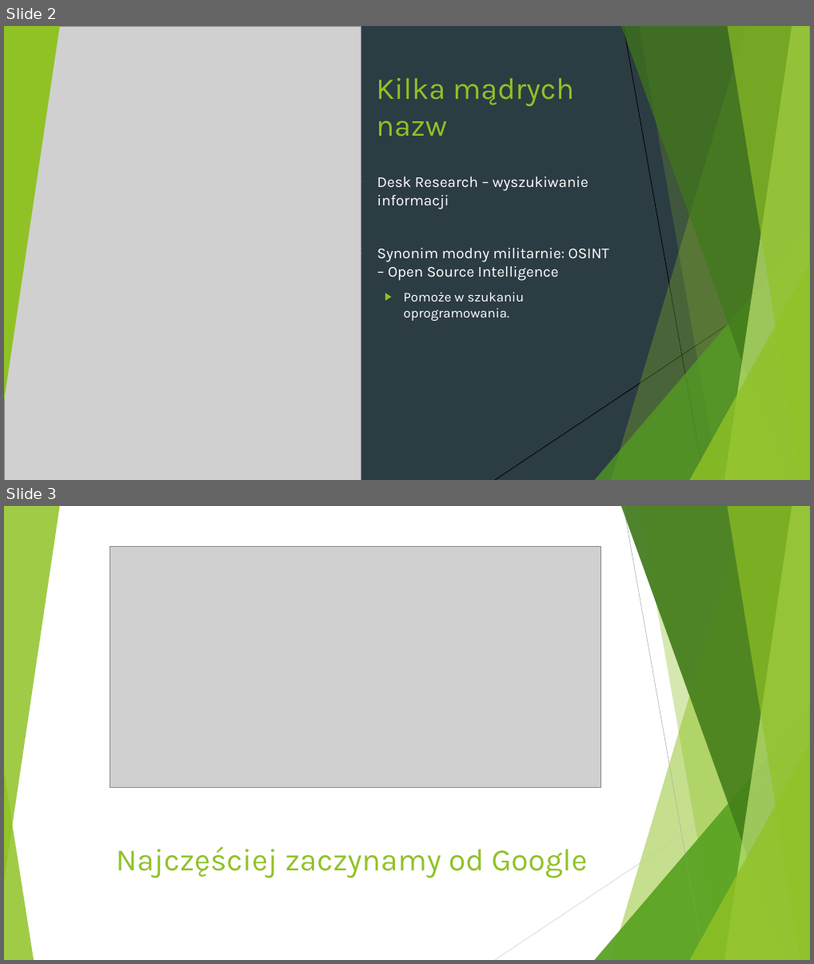
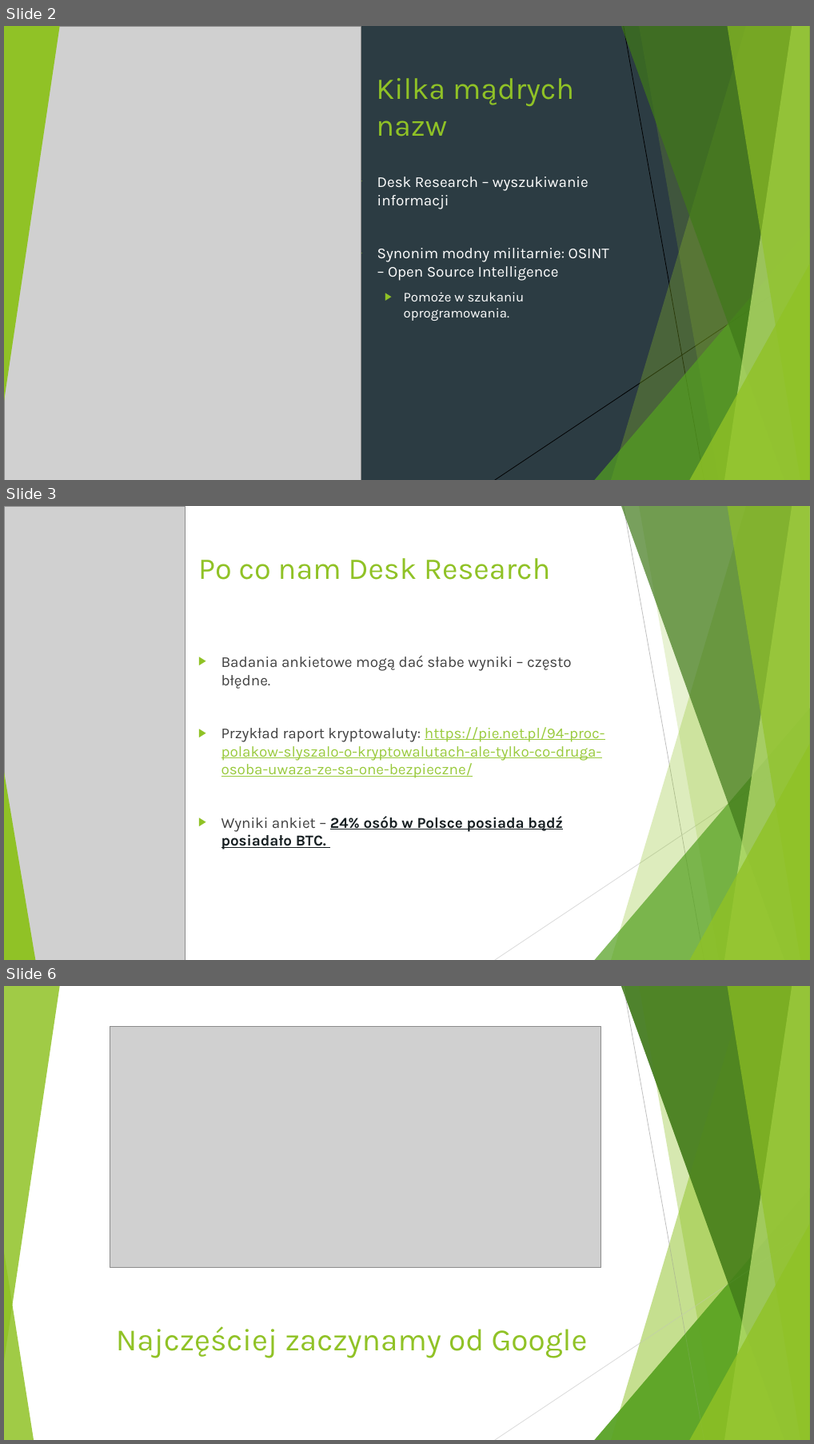
Before and after one commit to jakubrybacki/MBI, a slide deck: Zajecia 3 - Przygotowanie badania/DeskResearch.pptx. Shown one above the other, each under a label of ours: slides 2 and 3 before the commit, slides 2, 3 and 6 after it; the slides between them are not shown. The pictures are 814x964 and 814x1444 pixels, drawn with LibreOffice and Linux fonts; fonts in the diff are those of the drawing; grey boxes stand for pictures. Boxes give left, top, right and bottom in pixels: in the first picture for what was removed or moved away, otherwise in the second. Text is boxed around its words. In the diff, an @@ line names an element or a change of style, - is before the commit and + after.

```diff
--- a/Zajecia 3 - Przygotowanie badania/DeskResearch.pptx
+++ b/Zajecia 3 - Przygotowanie badania/DeskResearch.pptx
@@ slide 3 added at (4,506,810,960), background #FFFFFF; not listed: 8 template elements that a slide beside it also shows @@
@@ picture added at (4,506,185,960) @@
@@ line added from (624, 506) to (705, 960), #BFBFBF 0.75 pt @@
@@ title added at (198,558,550,580), 36 pt, text #90C226 @@
+Po co nam Desk Research
@@ text added at (222,656,606,849), 18 pt, text #99CA3C, underline @@
+▶ Badania ankietowe mogą dać słabe wyniki – często błędne.
+▶ Przykład raport kryptowaluty: https://pie.net.pl/94-proc-polakow-slyszalo-o-kryptowalutach-ale-tylko-co-druga-osoba-uwaza-ze-sa-one-bezpieczne/
+▶ Wyniki ankiet – 24% osób w Polsce posiada bądź posiadało BTC.
@@ line added from (810, 750) to (495, 960), #D9D9D9 0.75 pt @@
@@ triangle added at (4,772,35,960), fill #90C226 @@
@@ what was slide 3 is now slide 6 @@
```
Also in this commit, not shown: 2 slides changed, 4 other slides added.
